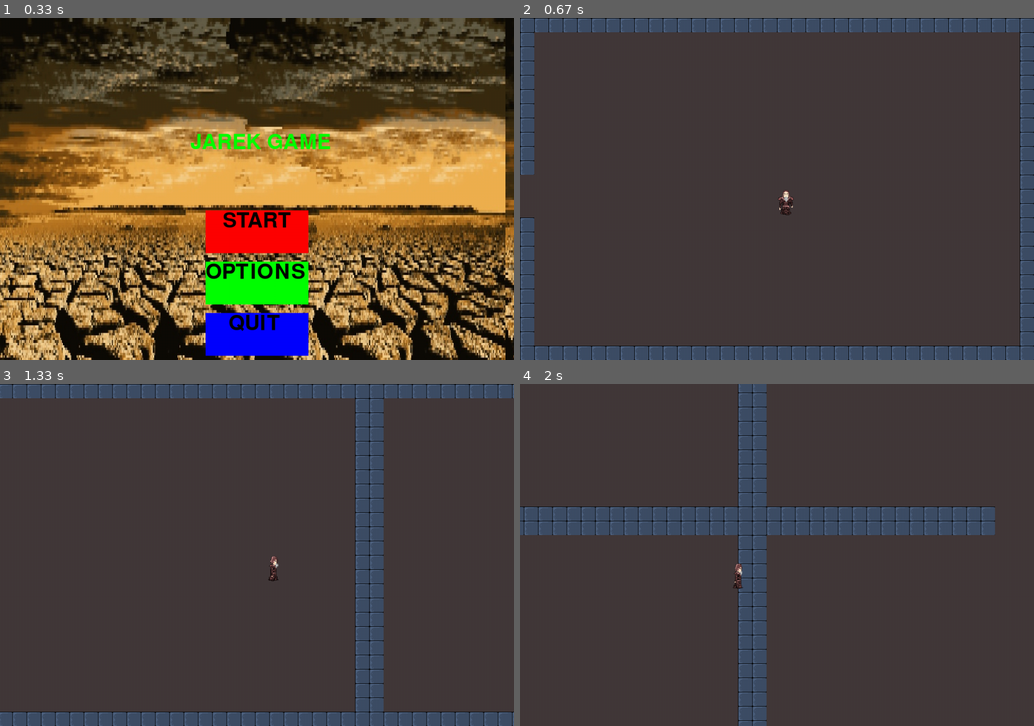
Above: before the commit, frames 1-4 (two rows, left to right).
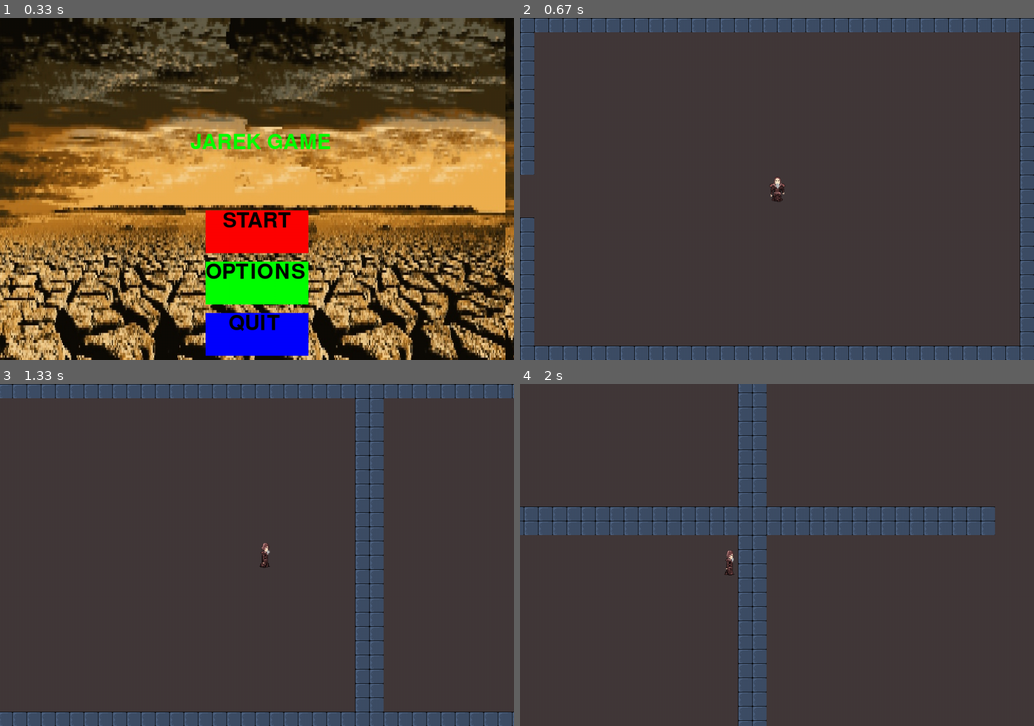
Above: after the commit, the same moments.

Repository: heavykisiel/PygameProject2
Game: pygame game, started from main.py
Two runs of this game, one before a commit and one after it. Both use one fixed random seed, a clock stepped at 60 frames per second and the inputs below.
Inputs:
- Up to frame 1 (0.33 s): no input
- Up to frame 2 (0.67 s): click "START" at 0.38 s
- Up to frame 3 (1.33 s): tap Space at 0.67 s; hold Right from 1 s (still down); hold D from 1 s (still down)
- Up to frame 4 (2 s): release Right at 1.47 s; release D at 1.47 s; hold Up 1.5-1.8 s; hold W 1.5-1.8 s; hold Right from 1.83 s (still down); hold D from 1.83 s (still down)

Frame 1 is identical in both runs. In frame 2, 0.2% of the frame differs, in the area x 48-54%, y 46-58%; in frame 3, 0.1%; in frame 4, 0.2%.

Commit message:
code refactor

Diff:
--- a/Bullets.py
+++ b/Bullets.py
@@ -1,8 +1,10 @@
 import pygame
 from textures import TextureLoader
 import math
+
+
 class Bullets(pygame.sprite.Sprite):
-    def __init__(self, x, y, scale, speed,surface_size,targetx,targety):
+    def __init__(self, x, y, scale, speed, surface_size, targetx, targety):
         pygame.sprite.Sprite.__init__(self)
         image = TextureLoader.Load_Bullet_test_Texture()
         self.image = pygame.transform.scale(image, (int(image.get_width() * scale), int(image.get_height() * scale)))
@@ -15,17 +17,17 @@
         self.targetx = targetx
         self.targety = targety
 
-        angle = math.atan2(self.targetx-self.rect.y,self.targety-self.rect.x)
-        self.dx = math.cos(angle)*speed
-        self.dy = math.sin(angle)*speed
+        angle = math.atan2(self.targetx - self.rect.y, self.targety - self.rect.x)
+        self.dx = math.cos(angle) * speed
+        self.dy = math.sin(angle) * speed
 
     def move(self):
         self.rect.x += int(self.dx)
         self.rect.y += int(self.dy)
 
-
     def update(self):
         self.move()
 
-        if self.rect.left<15 or self.rect.right > self.surface_size[0]-15: #DO ZROBIENIA PO PRZENIESIU NA LABIRYNT W WYKONANIU NIKODEMA
+        if self.rect.left < 15 or self.rect.right > self.surface_size[
+            0] - 15:  # DO ZROBIENIA PO PRZENIESIU NA LABIRYNT W WYKONANIU NIKODEMA
             self.kill()
--- a/Enemy.py
+++ b/Enemy.py
@@ -5,12 +5,13 @@
 from Bullets import Bullets
 from Player import Player
 
-red = (255,0,0)
-green = (0,255,0)
+red = (255, 0, 0)
+green = (0, 255, 0)
+
+
 class Enemy(pygame.sprite.Sprite):
-    def __init__(self, pos, group,screen,surface_size,player,enemyName):
+    def __init__(self, pos, group, screen, surface_size, player, enemyName):
         super().__init__(group)
-
 
         self.enemyName = enemyName
         self.image = TextureLoader.Load_Enemy_Texture(self.enemyName)
@@ -18,7 +19,7 @@
         self.screen = screen
         self.direction = pygame.math.Vector2()
         self.alive = True
-        self.surface_size=surface_size
+        self.surface_size = surface_size
         self.player = player
         self.health = 100
         self.healthMax = 100
@@ -32,11 +33,8 @@
         self.moving = False
         self.range = 200
 
+    def move(self):
 
-
-
-    def move(self):
-        print(self.rect.center)
         if self.enemyName == "bulbazaurus":
             if self.moving:
 
@@ -55,36 +53,34 @@
                     self.rect.y += self.direction[1] * self.speed
 
     def ai(self):
-        if self.moving == True:
+        if self.moving:
             pass
 
-
-    def direction_distance(self,player):
+    def direction_distance(self, player):
         player_vec = pygame.math.Vector2(player.rect.center)
         enemy_vec = pygame.math.Vector2(self.rect.center)
         distance = (player_vec - enemy_vec).magnitude()
         vecSum = player_vec - enemy_vec
         if vecSum.magnitude() != 0:
-                self.direction = (player_vec - enemy_vec).normalize()
+            self.direction = (player_vec - enemy_vec).normalize()
 
         return distance, self.direction
 
-    def status(self,player):
+    def status(self, player):
         self.distance = self.direction_distance(player)[0]
-        if self.distance <=self.range:
+        if self.distance <= self.range:
             self.shoot()
             self.moving = True
-        elif self.distance >= 2*self.range:
+        elif self.distance >= 2 * self.range:
             self.moving = False
             self.ai()
 
-    def draw(self,offset):
+    def draw(self, offset):
         self.screen.blit(self.image, self.rect.center + offset)
 
     def respawn(self):
-        self.rect[0]= random.randrange(0,600)
-        self.rect [1]= random.randrange(0,600)
-
+        self.rect[0] = random.randrange(0, 600)
+        self.rect[1] = random.randrange(0, 600)
 
     def check_alive(self):
         if self.health <= 0:
@@ -105,24 +101,23 @@
         if self.shootCooldown == 0:
             self.shootCooldown = 30
             if self.direction[0] > 1 or self.direction[0] < -1:
-                bullet = Bullets(self.rect.centerx(0.75 * self.rect.size[0]*self.direction[0]),
-                                 self.rect.centery, 1, 1, self.speedBullet,self.surface_size,self.player.rect.centery,self.player.rect.centerx)
+                bullet = Bullets(self.rect.centerx(0.75 * self.rect.size[0] * self.direction[0]),
+                                 self.rect.centery, 1, 1, self.speedBullet, self.surface_size, self.player.rect.centery,
+                                 self.player.rect.centerx)
                 self.enemybulletGroup.add(bullet)
 
-
-
             else:
-                if self.direction[1]< 1:
+                if self.direction[1] < 1:
                     bullet = Bullets(self.rect.centerx,
                                      self.rect.centery + (0.1 * self.rect.size[1] * self.direction[1]), 1,
-                                      self.speedBullet,self.surface_size,self.player.rect.centery,self.player.rect.centerx)
+                                     self.speedBullet, self.surface_size, self.player.rect.centery,
+                                     self.player.rect.centerx)
 
                     self.enemybulletGroup.add(bullet)
-
-
                 else:
                     bullet = Bullets(self.rect.centerx,
                                      self.rect.centery + (0.1 * self.rect.size[1] * self.direction[1]), 1,
-                                     self.speedBullet,self.surface_size,self.player.rect.centery,self.player.rect.centerx)
+                                     self.speedBullet, self.surface_size, self.player.rect.centery,
+                                     self.player.rect.centerx)
 
                     self.enemybulletGroup.add(bullet)
--- a/Gameplay.py
+++ b/Gameplay.py
@@ -35,8 +35,8 @@
             (540 + (self.currentChunk[0] * self.rectSizex),
              360 + (self.currentChunk[1] * self.rectSizey)),
             self.camera_group, self.screen, self.surface_size)
-        self.enemy=Enemy((560,300),self.camera_group,self.screen,self.surface_size,self.player,"bulbazaurus")
-        self.enemy1=Enemy((210,200),self.camera_group,self.screen,self.surface_size,self.player,"ogier")
+        self.enemy = Enemy((560, 300), self.camera_group, self.screen, self.surface_size, self.player, "bulbazaurus")
+        self.enemy1 = Enemy((210, 200), self.camera_group, self.screen, self.surface_size, self.player, "ogier")
         self.enemyGroup = pygame.sprite.Group()
         self.enemyGroup.add(self.enemy)
         self.enemyGroup.add(self.enemy1)
@@ -45,7 +45,6 @@
         self.texture_count_per_tilex = 36
         self.texture_count_per_tiley = 24
         # mnożenie block_pixels i texture count per title musi byc równe rectSize
-
 
         self.floor_tex = Load_Block_Textures(self.block_pixelsx, self.block_pixelsy, 0)
         self.eastWall_tex = Load_Block_Textures(self.block_pixelsx, self.block_pixelsy, 1)
@@ -57,7 +56,6 @@
         self.eastSouthWall_tex = Load_Block_Textures(self.block_pixelsx, self.block_pixelsy, 7)
         self.westSouthWall_tex = Load_Block_Textures(self.block_pixelsx, self.block_pixelsy, 8)
         self.midWall_tex = Load_Block_Textures(self.block_pixelsx, self.block_pixelsy, 9)
-
 
         self.doorlistv2 = self.doors()
         self.wall_collider_rect = self.detect_rect_colliders()
@@ -193,46 +191,32 @@
         self.screen.fill((0, 0, 0))
         if player.direction.magnitude() != 0:
             player.direction = player.direction.normalize()
+
         # Validate player_pos
 
         self.player.rect.x += player.direction.x * self.player.speed
         self.player.rect.y += player.direction.y * self.player.speed
-        print(self.player.rect.center)
+
         for x in self.wall_collider_rect:
             if player.rect.colliderect(x):
                 print(f"collided with wall")
                 print(f"player.rect.left: {self.player.rect.left}    |   x.right: {x.right}")
                 if abs(player.rect.top - x.bottom) < 20:
                     print(f"player hit top")
-
                     self.player.rect.y = x.bottom
 
                 if abs(player.rect.left - x.right) < 20:
                     print(f"player hit left")
-
-                    self.player.rect.x = x.right +10
+                    self.player.rect.x = x.right
+
                 if abs(player.rect.right - x.left) < 20:
                     print(f"player hit right")
-
                     self.player.rect.x = x.left - self.player.rect.width
 
-                if abs(player.rect.bottom-30 - x.top) < 20:
+                if abs(player.rect.bottom - 30 - x.top) < 20:
                     print(f"player hit bottom")
-
                     self.player.rect.y = x.top - self.player.rect.height
 
-
-
-        # for i in self.wall_collider_rect:
-        #     if self.player.rect.colliderect(i):
-        #         print(f"collision occured on {i}")
-        #         self.player.rect.x += player.direction.x * self.player.speed
-        #         self.player.rect.y = self.rectSizex - self.block_pixelsx
-        #         self.player_pos = self.rectSizex - self.block_pixelsx
-        #     else:
-        #         self.player_pos += player.direction * self.player.speed
-        #         self.player.rect.x += player.direction.x * self.player.speed
-        #         self.player.rect.y += player.direction.y * self.player.speed
         if self.player.rect.centerx < 0 + (self.currentChunk[0] * self.rectSizex):
             self.currentChunk[0] -= 1
         if self.player.rect.centery < 0 + (self.currentChunk[1] * self.rectSizey):
@@ -256,42 +240,21 @@
         # fill screen with borders
         for x in self.wall_collider_rect:
             self.screen.blit(self.midWall_tex, (x.x, x.y) + ground_offset)
-            # if x.top == 0 :
-            #     self.screen.blit(self.northWall_tex, (x.x, x.y) + ground_offset)
-            #     if x.x == 0 and x.y == 0:
-            #         self.screen.blit(self.westNorthWall_tex, (x.x, x.y) + ground_offset)
-            #     if x.x == 1050 and x.y == 0:
-            #         self.screen.blit(self.eastNorthWall_tex, (x.x, x.y) + ground_offset)
-            # if x.left == 0 and x.top != 0:
-            #     self.screen.blit(self.westWall_tex, (x.x, x.y) + ground_offset)
-            # if x.right == 1080 and x.y != 0:
-            #     self.screen.blit(self.eastWall_tex, (x.x, x.y) + ground_offset)
-            # if x.bottom == 720:
-            #     self.screen.blit(self.southWall_tex, (x.x, x.y) + ground_offset)
-            #     if x.x == 1050  and x.y == 690:
-            #         self.screen.blit(self.eastSouthWall_tex, (x.x, x.y) + ground_offset)
-            #     if x.x == 0 and x.y == 690:
-            #         self.screen.blit(self.westSouthWall_tex, (x.x, x.y) + ground_offset)
 
         for x in self.doorlistv2:
             self.screen.blit(self.floor_tex, (x.x, x.y) + ground_offset)
 
         # self.detect_rect_colliders()
-        self.screen.blit(player.image, self.player.rect.center + ground_offset)
+        self.screen.blit(player.image, self.player.rect.topleft + ground_offset)
 
         for enemy in self.enemyGroup:
-                enemy.direction_distance(self.player)
-                enemy.draw(ground_offset)
-                enemy.status(self.player)
-                enemy.enemybulletGroup.update()
-                enemy.enemybulletGroup.draw(self.screen)
-
-
-        # tile[0] == x
-        # tile[1] == y
-        # tile[2] == biom_id
-
-       # self.return_gamedata()
+            enemy.direction_distance(self.player)
+            enemy.draw(ground_offset)
+            enemy.status(self.player)
+            enemy.enemybulletGroup.update()
+            enemy.enemybulletGroup.draw(self.screen)
+
+    # self.return_gamedata()
 
     # def return_gamedata(self):
     #     self.player.player_position = self.player_pos
@@ -320,15 +283,11 @@
             self.player.bulletGroup.update()
             self.player.bulletGroup.draw(self.screen)
 
-
             if self.player.shooting:
                 self.player.shoot()
 
-
-
-
             for enemies in self.enemyGroup.sprites():
-                test1=[x for x in self.enemyGroup if x != enemies]
+                test1 = [x for x in self.enemyGroup if x != enemies]
                 collide = pygame.sprite.spritecollide(enemies, test1, False)
                 if not collide:
                     pass
@@ -336,13 +295,22 @@
                     for a in collide:
                         pass
 
-            if pygame.sprite.spritecollide(self.enemy, self.player.bulletGroup, False):
-                if self.enemy.alive:
-                    self.enemy.healthMin -= 20
-                    self.enemy.health -= 20
-                    for bullets in self.player.bulletGroup:
-                        bullets.kill()
-
+            for enemy in self.enemyGroup:
+                if pygame.sprite.spritecollide(enemy, self.player.bulletGroup, False):
+                    if enemy.alive:
+                        enemy.healthMin -= 20
+                        enemy.health -= 20
+
+                        for bullets in self.player.bulletGroup:
+                            bullets.kill()
+
+                if pygame.sprite.spritecollide(self.player, enemy.enemybulletGroup, False):
+                    if enemy.alive:
+                        self.player.health -= 20
+                        print(self.player.health)
+
+                        for bullets in enemy.enemybulletGroup:
+                            bullets.kill()
 
             pygame.display.update()
             pygame.time.Clock().tick(60)
--- a/Player.py
+++ b/Player.py
@@ -12,19 +12,17 @@
     def __init__(self, pos, group, screen, surface_size):
         super().__init__(group)
         self.index = 0
-        self.animation_list=[]
+        self.animation_list = []
         self.action = 0
-        animation_folders = ['front','back','right','left']
-
+        animation_folders = ['front', 'back', 'right', 'left']
 
         for animation in animation_folders:
             loop_list = []
             filesNumber = len(os.listdir(f'textures/player/{animation}'))
-            for i in range (filesNumber):
-                img = TextureLoader.Load_Front_Player_Texture(animation,i)
+            for i in range(filesNumber):
+                img = TextureLoader.Load_Front_Player_Texture(animation, i)
                 loop_list.append(img)
             self.animation_list.append(loop_list)
-
 
         self.image = self.animation_list[self.action][self.index]
         self.rect = self.image.get_rect(center=pos)
@@ -56,7 +54,7 @@
         if self.index >= len(self.animation_list[self.action]):
             self.index = 0
 
-    def actionMetod(self,newAction):
+    def actionMetod(self, newAction):
         if newAction != self.action:
             self.action = newAction
             self.index = 0
--- a/buttonHandler.py
+++ b/buttonHandler.py
@@ -12,7 +12,7 @@
     return 404
 
 
-def button_handler(buttons, self):
+def button_handler(buttons):
     mouse = pygame.mouse.get_pos()
     selected_button_index = button_trigger(buttons, mouse)
     if selected_button_index == 0:
--- a/main.py
+++ b/main.py
@@ -60,7 +60,7 @@
                     if event.type == QUIT:
                         running = False
                     if event.type == pygame.MOUSEBUTTONDOWN:
-                        selected_button_index = button_handler(self.buttons, self.screen)
+                        selected_button_index = button_handler(self.buttons)
                         if selected_button_index == 404:
                             pass
                         else:
--- a/textures/TextureLoader.py
+++ b/textures/TextureLoader.py
@@ -10,12 +10,9 @@
     return bg
 
 
-def Load_Front_Player_Texture(side,i):
-
-
+def Load_Front_Player_Texture(side, i):
     player_img = pygame.image.load(f'textures/player/{side}/{i}.png').convert_alpha()
     player_img = pygame.transform.scale(player_img, (36, 56))
-
 
     player_img.set_colorkey((246, 246, 246))
     return player_img
@@ -81,8 +78,6 @@
         return wall_block_block
 
 
-
-
 def LoadingScreenAnimation(screen, screenSize, i, bg):
     screen.fill((0, 0, 0))
     screen.blit(bg, (i, 0))
